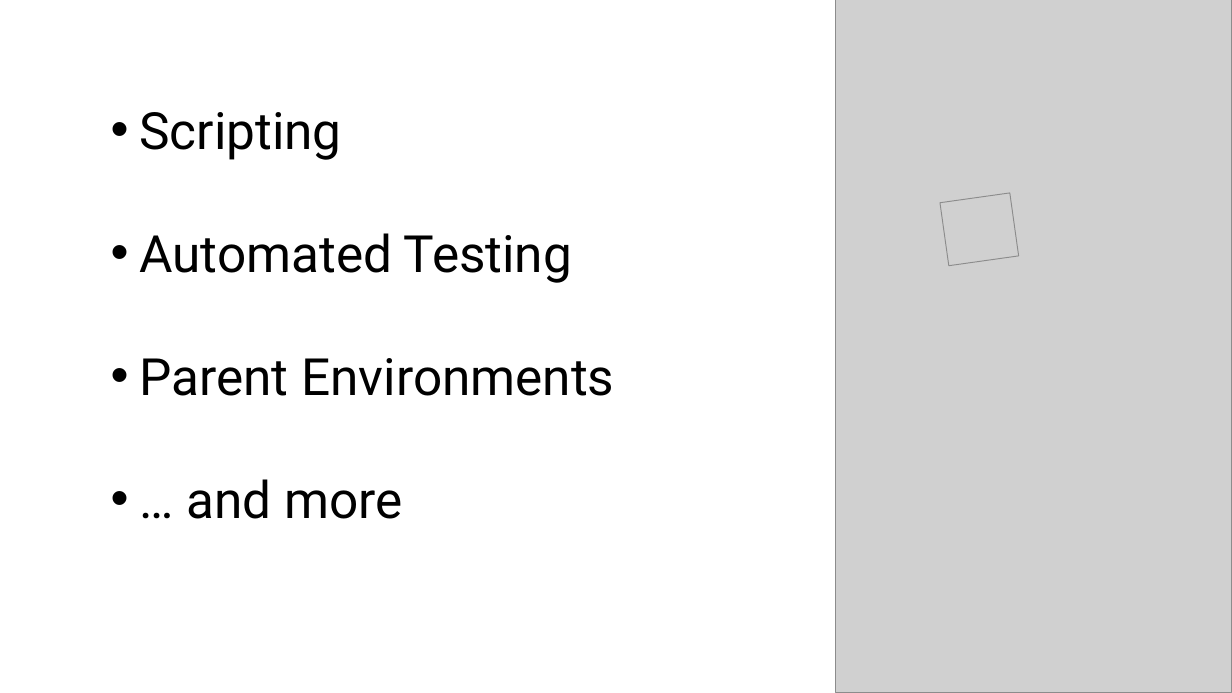
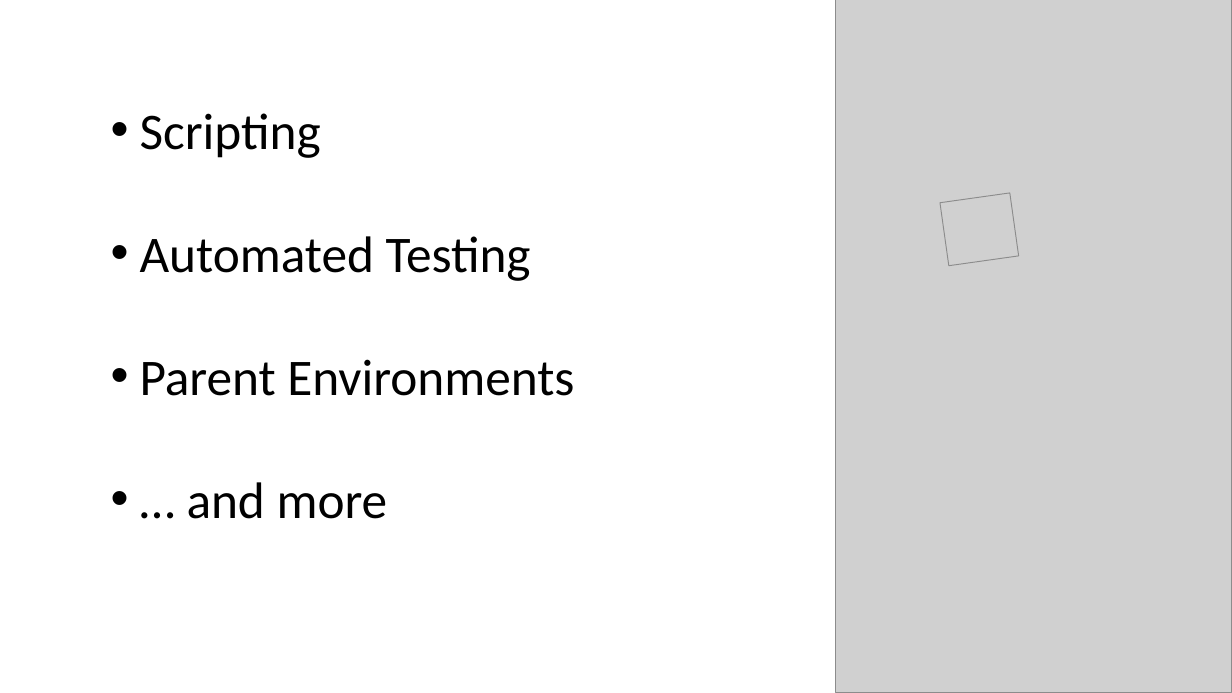
Before and after one commit to sebastian-boehrig-openvalue/bruno-presentation, a slide deck: slide 5 of 0-slides/Presentation.pptx. Drawn at 1232x693 pixels with LibreOffice and Linux fonts; fonts in the diff are those of the drawing; grey boxes stand for pictures. Boxes give left, top, right and bottom in pixels: in the first picture for what was removed or moved away, otherwise in the second. Text is boxed around its words. In the diff, an @@ line names an element or a change of style, - is before the commit and + after.

```diff
--- a/0-slides/Presentation.pptx
+++ b/0-slides/Presentation.pptx
@@ text "Scripting" at (x1=140, y1=113, x2=574, y2=519): font Roboto to Calibri @@
```
Also in this commit, not shown: 1 other slide changed, 1 slide added.
